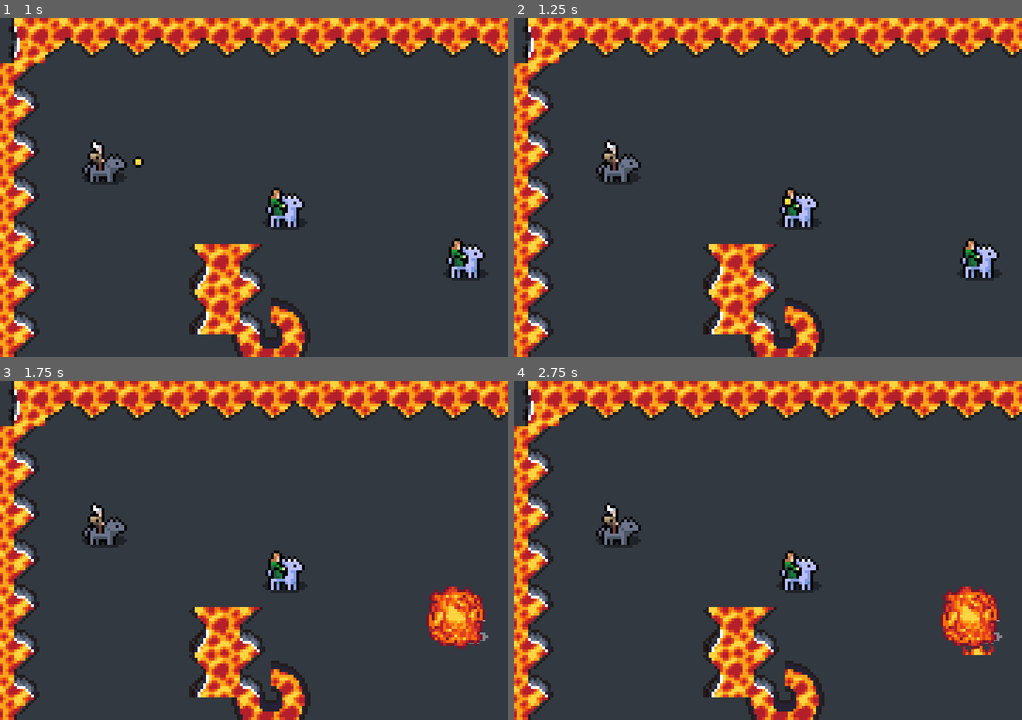
Above: before the commit, frames 1-4 (two rows, left to right).
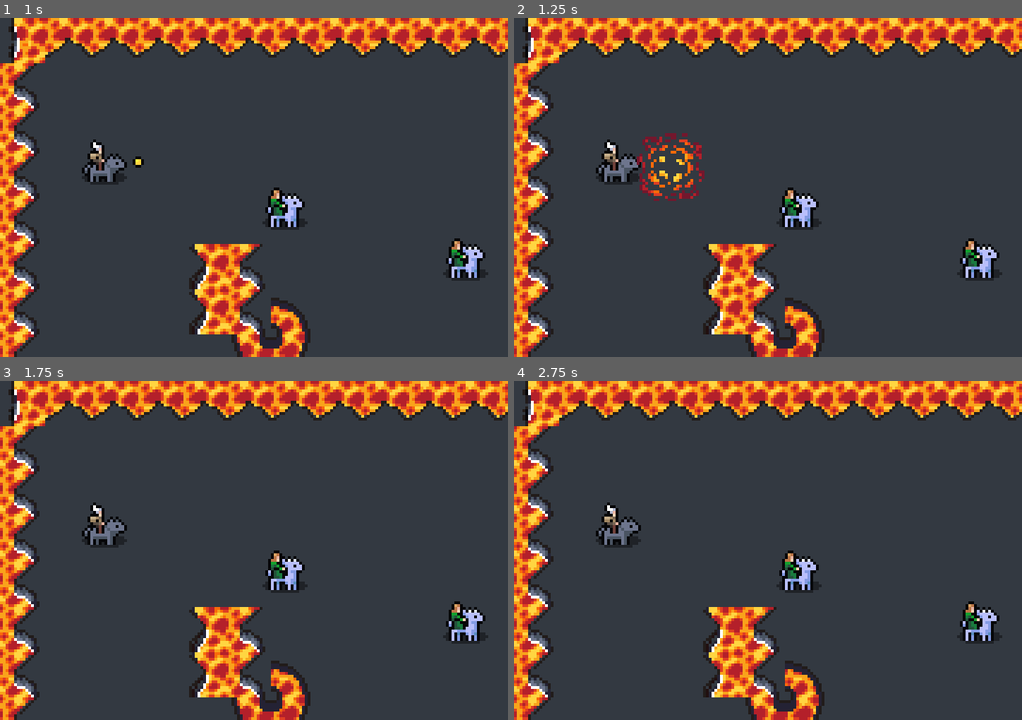
Above: after the commit, the same moments.

Repository: Snayff/not_quite_paradise4
Game: Godot game, scene res://world.tscn
Two runs of this game, one before a commit and one after it. Both use one fixed random seed, a clock stepped at 60 frames per second and the inputs below.
Inputs:
- Up to frame 1 (1 s): tap Enter at 0.5 s
- Up to frame 2 (1.25 s): no input
- Up to frame 3 (1.75 s): no input
- Up to frame 4 (2.75 s): no input

Frame 1 is identical in both runs. In frame 2, 0.9% of the frame differs, in the area x 24-55%, y 33-56%; in frame 3, 1.7%; in frame 4, 1.8%, in the area x 83-97%, y 60-81%.

Commit message:
fixed travel range resource setting and reduction

Diff:
--- a/scenes/abcs/combat_active.gd
+++ b/scenes/abcs/combat_active.gd
@@ -52,7 +52,7 @@
 
 	var projectile: VisualProjectile = _projectile_spawner.spawn_scene(_projectile_position.global_position)
 	#projectile.enable()
-	projectile.travel_range = _travel_range
+	projectile.set_travel_range(_travel_range)
 	projectile.set_target(target_actor, target_position)  # give both, blank one will be ignored
 	projectile.set_interaction_info(_allegiance.team, _valid_targets)
 	projectile.hit_valid_target.connect(_effect_chain.on_hit)
--- a/scenes/abcs/visual_projectile.gd
+++ b/scenes/abcs/visual_projectile.gd
@@ -35,7 +35,6 @@
 var creator: CombatActor  ## who created the projectile
 var team: Constants.TEAM
 # config - these are all set by the combat active
-var travel_range: int
 var valid_effect_chain_target: Constants.TARGET_OPTION  ## who the effect chain can apply to
 var target_resource: ResourceComponent  ## the resource damaged when a valid Hurtbox is hit
 var effect_chain: EffectChain  ## effect chain to be called when hitting valid target
@@ -47,8 +46,6 @@
 func _ready() -> void:
 	hitbox.hit_hurtbox.connect(_on_hit)
 	hit_valid_target.connect(death_trigger.activate.unbind(1))
-	travel_range_resource.value = travel_range
-	travel_range_resource.max_value = travel_range
 
 
 ## trigger on hit effects, if target is valid
@@ -63,11 +60,11 @@
 ##
 ## Can give either an actor or a position. If both are given only actor is used.
 ## collisions may need updating after this.
-func set_target(actor: CombatActor = null, position: Vector2 = Vector2.ZERO) -> void:
+func set_target(actor: CombatActor = null, position_: Vector2 = Vector2.ZERO) -> void:
 	if actor is CombatActor:
 		_set_target_actor(actor)
-	elif position is Vector2:
-		_set_target_position(position)
+	elif position_ is Vector2:
+		_set_target_position(position_)
 
 func _set_target_actor(actor: CombatActor) -> void:
 	_target_actor = actor
@@ -86,6 +83,10 @@
 	team = team_
 	valid_effect_chain_target = effect_chain_target
 
+func set_travel_range(travel_range_: float) -> void:
+	travel_range_resource.set_value(travel_range_)
+	travel_range_resource.max_value = travel_range_
+
 ## updates all collisions to reflect current target, team etc.
 func update_collisions() -> void:
 	Utility.update_hitbox_hurtbox_collision(hitbox, team, valid_effect_chain_target, _target_actor)
--- a/scenes/combat_actives/fireblast.tscn
+++ b/scenes/combat_actives/fireblast.tscn
@@ -7,7 +7,7 @@
 
 [node name="Fireblast" instance=ExtResource("1_34rtn")]
 _valid_targets = 5
-_travel_range = 100
+_travel_range = 5
 
 [node name="ProjectileSpawner" parent="." index="1"]
 scene = ExtResource("2_wxakp")
--- a/scenes/projectiles/visual/visual_fireball.tscn
+++ b/scenes/projectiles/visual/visual_fireball.tscn
@@ -33,10 +33,6 @@
 _resource = NodePath("../TravelRange")
 _destroy_effect_spawner = NodePath("../OnDeathEffectSpawner")
 
-[node name="TravelRange" parent="." index="4"]
-_value = 50
-max_value = 50
-
 [node name="MovementComponent" parent="." index="5" node_paths=PackedStringArray("root", "_travel_resource")]
 root = NodePath("..")
 _travel_resource = NodePath("../TravelRange")
--- a/scripts/components/functionals/movement.gd
+++ b/scripts/components/functionals/movement.gd
@@ -41,17 +41,18 @@
 func _process(delta: float) -> void:
 	# update travel resource; if empty it may auto self-destruct, based on [DeathTrigger] settings.
 	if _travel_resource is ResourceComponent:
-		var travelled: float = root.global_position.distance_to(_previous_position)
-		_travel_resource.decrease(travelled)
-		_previous_position = root.global_position
+		if _previous_position == Vector2.ZERO:
+			_previous_position = root.global_position
+		else:
+			var travelled: float = root.global_position.distance_to(_previous_position)
+			_travel_resource.decrease(travelled)
+			_previous_position = root.global_position
 
 	# move the root
 	if (is_instance_valid(target_actor) or target_position != Vector2.ZERO) and _movement_update_type == Constants.MOVEMENT_UPDATE_TYPE.transform:
 		_update_direction()
 		var movement: Vector2 = direction * move_speed
-		root.global_position = root.global_position.lerp(root.global_position + movement, delta * acceleration)  # NOTE: no idea if this works
-		#move_toward(root.global_position, movement, delta)
-		#lerp(velocity, MAX_SPEED * direction, delta * ACCELERATION)}
+		root.global_position = root.global_position.lerp(root.global_position + movement, delta * acceleration)
 
 func _physics_process(delta: float) -> void:
 	# give the new force to the root. due to needing the physics node at top level it must handle its own movement
@@ -67,13 +68,12 @@
 
 func _update_direction() -> void:
 	if target_actor is CombatActor:
-		#direction = target_actor.global_position - root.global_position
 		direction = root.global_position.direction_to(target_actor.global_position)
 
 	elif  target_position != Vector2.ZERO:
 		direction =  root.global_position.direction_to(target_position)
 
+	# dont change direction if we dont have someone or something to aim for
 	else:
-		push_error("MovementComponent: No target to move towards.")
-		direction = Vector2.ZERO
+		pass
 #endregion
--- a/scripts/components/functionals/resource.gd
+++ b/scripts/components/functionals/resource.gd
@@ -11,13 +11,13 @@
 
 
 @export_category("Details")
-@export var _value: int:
+@export var _value: int = 999:
 	set(value):
 		_value = value
 		value_changed.emit()
 		# Signal out when health is at 0
-		if value == 0: emptied.emit()
-@export var max_value: int:
+		if value <= 0: emptied.emit()
+@export var max_value: int = 999:
 	set(value):
 		max_value = clamp(value, 1, INF)
 		value_changed.emit()
@@ -39,10 +39,14 @@
 	_regen_timer.wait_time = 1
 	_regen_timer.timeout.connect(increase.bind(regeneration_per_second))
 
+	print("Resource init value ", value)
+
 ## decrease the resource by an amount
 func decrease(amount: int) -> void:
+	print("Resource value decreased by ", amount)
 	_value -= amount
 	value_decreased.emit()
+	print("Resource value now ", value)
 
 ## increase the resource by an amount
 func increase(amount: int) -> void:
--- a/scripts/singletons/constants.gd
+++ b/scripts/singletons/constants.gd
@@ -1,4 +1,6 @@
 extends Node
+
+const  COMBAT_INIT_TIME: float = 0.5  # num seconds to allow everything to load in combat. some components trigger before others have setup properly, so use this delay.
 
 ## the team the entity is on
 enum TEAM {
